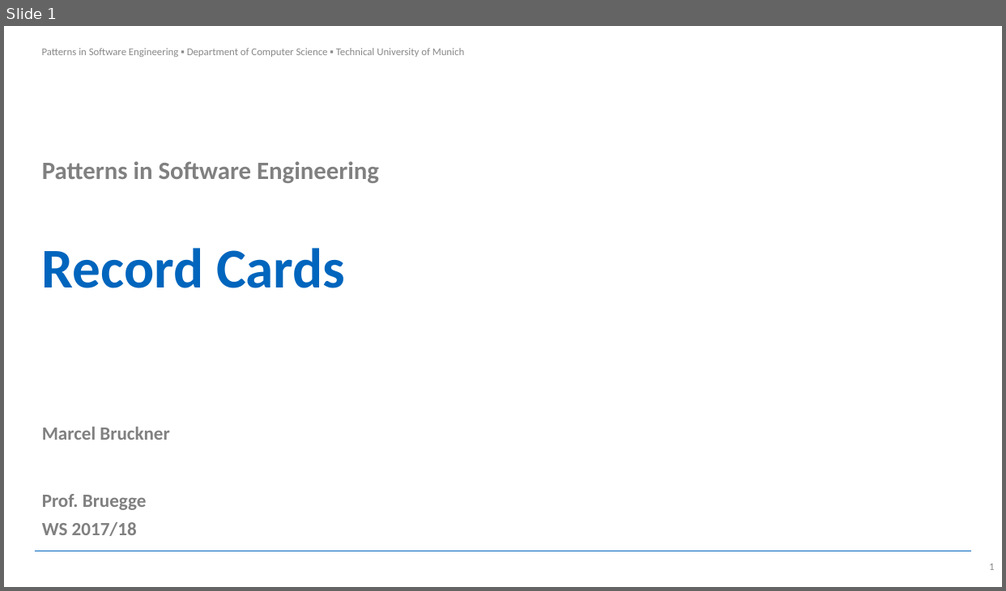
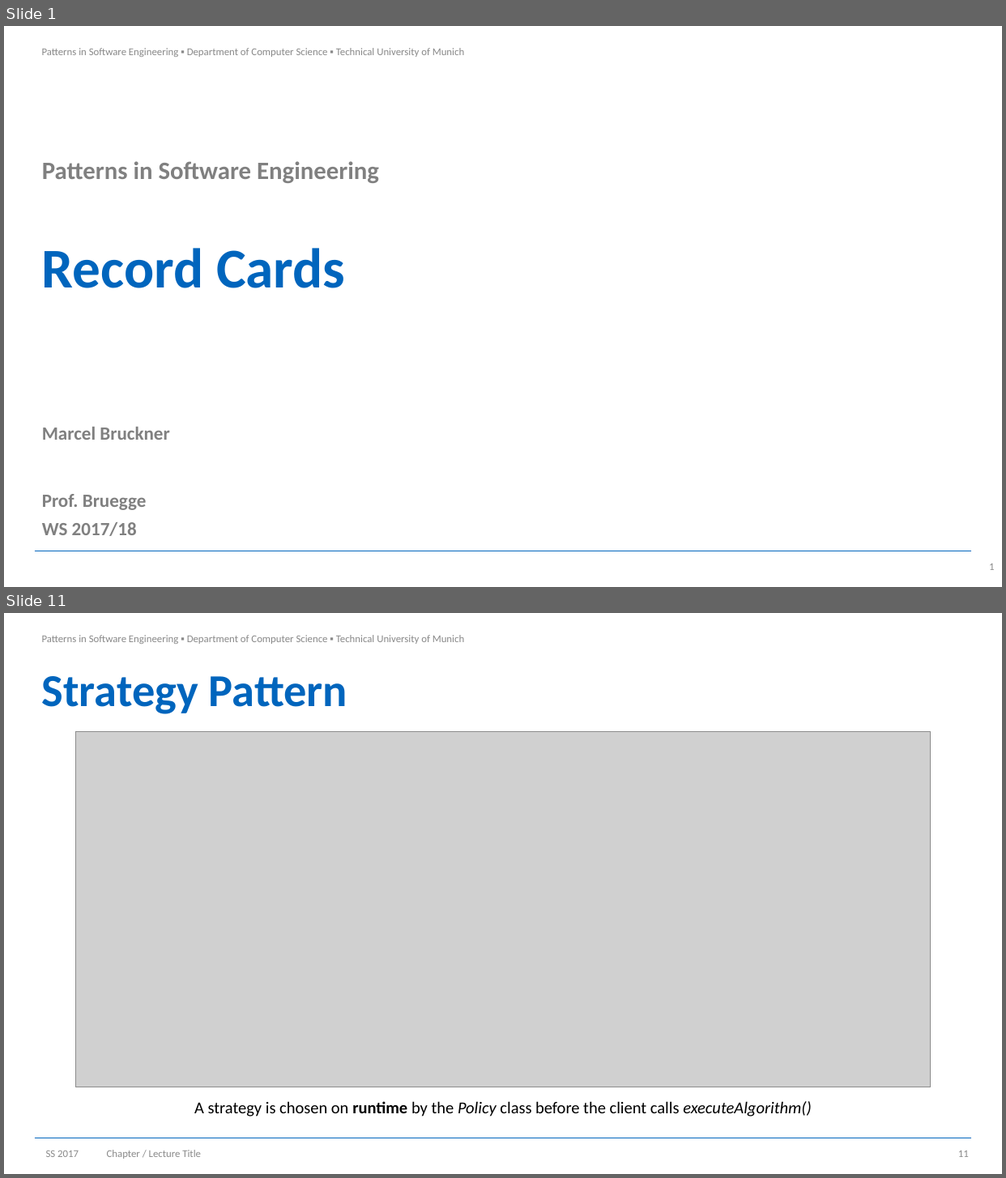
Before and after one commit to Brucknem-TUMProjects/pattern-in-software-engineering-summary, a slide deck: Record_cards/cards.pptx. Shown one above the other, each under a label of ours: slide 1 before the commit, slides 1 and 11 after it; the slides between them are not shown. The pictures are 1006x591 and 1006x1178 pixels, drawn with LibreOffice and Linux fonts; fonts in the diff are those of the drawing; grey boxes stand for pictures; background and template pictures are left out. Boxes give left, top, right and bottom in pixels: in the first picture for what was removed or moved away, otherwise in the second. Text is boxed around its words. In the diff, an @@ line names an element or a change of style, - is before the commit and + after.

Commit message:
All patterns but REST

```diff
--- a/Record_cards/cards.pptx
+++ b/Record_cards/cards.pptx
@@ slide 11 added at (x1=4, y1=613, x2=1002, y2=1174), background #FFFFFF; not listed: 2 template elements that a slide beside it also shows @@
@@ title added at (x1=42, y1=676, x2=347, y2=714), 44 pt, text #0065BD, bold @@
+Strategy Pattern
@@ picture added at (x1=76, y1=732, x2=930, y2=1088) @@
@@ text added at (x1=194, y1=1101, x2=811, y2=1117), 16 pt, text #000000 @@
+A strategy is chosen on runtime by the Policy class before the client calls executeAlgorithm()
@@ text added at (x1=46, y1=1151, x2=79, y2=1157), 10 pt, text #8C8C8C @@
+SS 2017
@@ text added at (x1=107, y1=1150, x2=201, y2=1159), 10 pt, text #8C8C8C @@
+Chapter / Lecture Title
@@ page number added at (x1=958, y1=1151, x2=969, y2=1157), 10 pt, text #8C8C8C @@
+11
```
Also in this commit, not shown: 1 slide changed, 9 other slides added, 21 other files.
